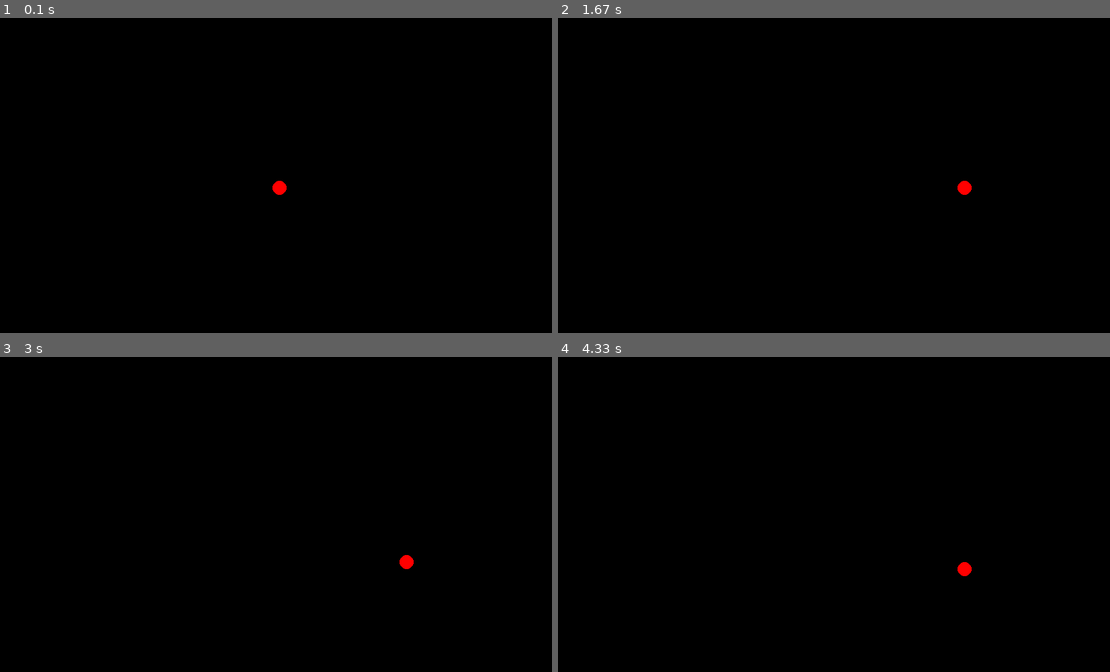
Above: before the commit, frames 1-4 (two rows, left to right).
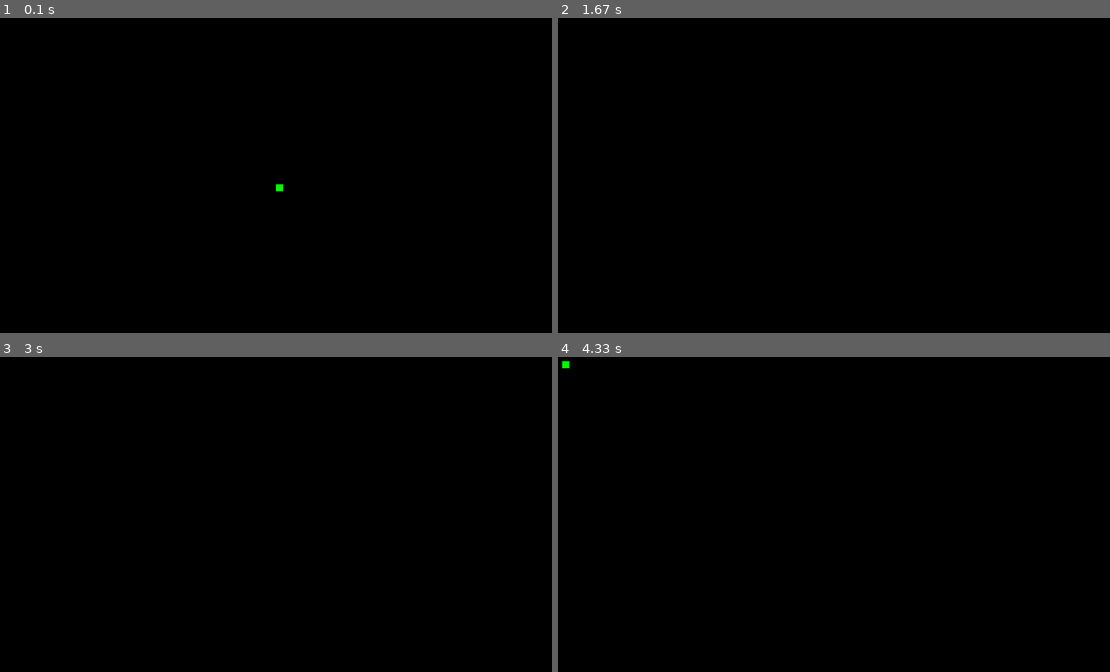
Above: after the commit, the same moments.

Repository: Matheusbarcellos1/Pygame-2021.2
Game: pygame game, started from nome_do_jogo.py
Two runs of this game, one before a commit and one after it. Both use one fixed random seed, a clock stepped at 60 frames per second and the inputs below.
Inputs:
- Up to frame 1 (0.1 s): no input
- Up to frame 2 (1.67 s): hold W 0.33-0.8 s; hold Right 0.33-0.8 s; hold Right 0.83-1.3 s; hold W 1.33-1.63 s
- Up to frame 3 (3 s): hold A 2.17-2.7 s; hold Down from 2.73 s (still down)
- Up to frame 4 (4.33 s): release Down at 3.03 s; hold D from 3.9 s (still down)

The runs differ from the first frame. In frame 1, less than 0.1% of the frame differs, in the area x 49-52%, y 51-57%; in frame 2, less than 0.1%; in frame 3, less than 0.1%; in frame 4, 0.1%, in the area x 0-75%, y 1-70%.

Commit message:
mais modificações
adicionando retorno da cobra ao chegar no limite da tela

Diff:
--- a/config.py
+++ b/config.py
@@ -0,0 +1,21 @@
+# Comprimentos da tela do jogo (valores não fixos, sujeitos a alterações)
+largura = 800
+altura = 700
+medidas_tela = (largura, altura)
+
+
+# Coordenadas iniciais da cobra (valores não fixos, sujeitos a alterações/baseados nas medidas da tela do jogo)
+x = (largura / 2) - (10 / 2)
+y = (altura / 2) - (10 / 2)
+
+
+# Definindo cores
+PRETO = (0, 0, 0)
+BRANCO = (255, 255, 255)
+VERMELHO = (255, 0, 0)
+VERDE = (0, 255, 0)
+AZUL = (0, 0, 255)
+
+
+# Velocidade inicial de movimento da cobra
+vel_cobra = 10
--- a/nome_do_jogo.py
+++ b/nome_do_jogo.py
@@ -1,40 +1,24 @@
 import pygame
-import random
+from random import randint
+from config import PRETO, VERMELHO, VERDE, BRANCO, AZUL
+from config import medidas_tela, x, y, vel_cobra, largura, altura
 
 
 # from config import **,**,**,**,**
 # from tela_do_jogo import *jogo*
 # form init/end _screen import tela inicial e final
 
-# Definindo cores
-PRETO = (0, 0, 0)
-BRANCO = (255, 255, 255)
-VERMELHO = (255, 0, 0)
-VERDE = (0, 255, 0)
-AZUL = (0, 0, 255)
-
-# Comprimentos da tela do jogo (valores não fixos, sujeitos a alterações)
-largura = 800
-altura = 700
-medidas = (largura, altura)
-
 
 pygame.init()
 pygame.mixer.init()
 
-window = pygame.display.set_mode(medidas) # Subistituir dps 0 pelo valor correto
+window = pygame.display.set_mode(medidas_tela) # Substituir dps pelo valor correto
 pygame.display.set_caption('Nome do Jogo') # Adicionar nome do jogo depois
-
-# Coordenadas iniciais da cobra (valores não fixos, sujeitos a alterações/baseados nas medidas da tela do jogo)
-x = 400
-y = 350
-
-# Velocidade inicial de movimento da cobra
-vel_cobra = 10
+tempo = pygame.time.Clock()
 
 state = True
 while state != False:
-    pygame.time.delay(50)
+    tempo.tick(50)
 
     if state == True:
         state = 1
@@ -47,21 +31,38 @@
         if event.type == pygame.QUIT:
             state = False
 
+
     # Comandos de movimentos da cobra
     comandos = pygame.key.get_pressed()
-    if comandos[pygame.K_UP]:
+    if comandos[pygame.K_UP] or comandos[pygame.K_w]:
         y -= vel_cobra
-    if comandos[pygame.K_DOWN]:
+    if comandos[pygame.K_DOWN] or comandos[pygame.K_s]:
         y += vel_cobra
-    if comandos[pygame.K_RIGHT]:
+    if comandos[pygame.K_RIGHT] or comandos[pygame.K_d]:
         x += vel_cobra
-    if comandos[pygame.K_LEFT]:
+    if comandos[pygame.K_LEFT] or comandos[pygame.K_a]:
         x -= vel_cobra
 
     # Atualiza a tela para apagar os passos pecorridos pela cobra
     window.fill(PRETO) # A cor deve ser a mesma do fundo da tela!
 
-    pygame.draw.circle(window, VERMELHO, (x, y), 10)
+    # Coordenadas comida
+    x_comida = randint(0, 700)
+    y_comida = randint(0, 700)
+
+
+    # Cobra e comida
+    cobra = pygame.draw.rect(window, VERDE, (x, y, 10, 10))
+
+    # Fazendo a cobra retornar quando chegar aos extremos
+    if y >=  altura:
+        y = 0
+    if x >= largura:
+        x = 0
+
+    # comida = pygame.draw.rect(window, VERMELHO, (x_comida, y_comida, 20, 20)) # Está com problema
+
     pygame.display.update()
 
+
 pygame.quit()
Not shown, changed: readme.md
